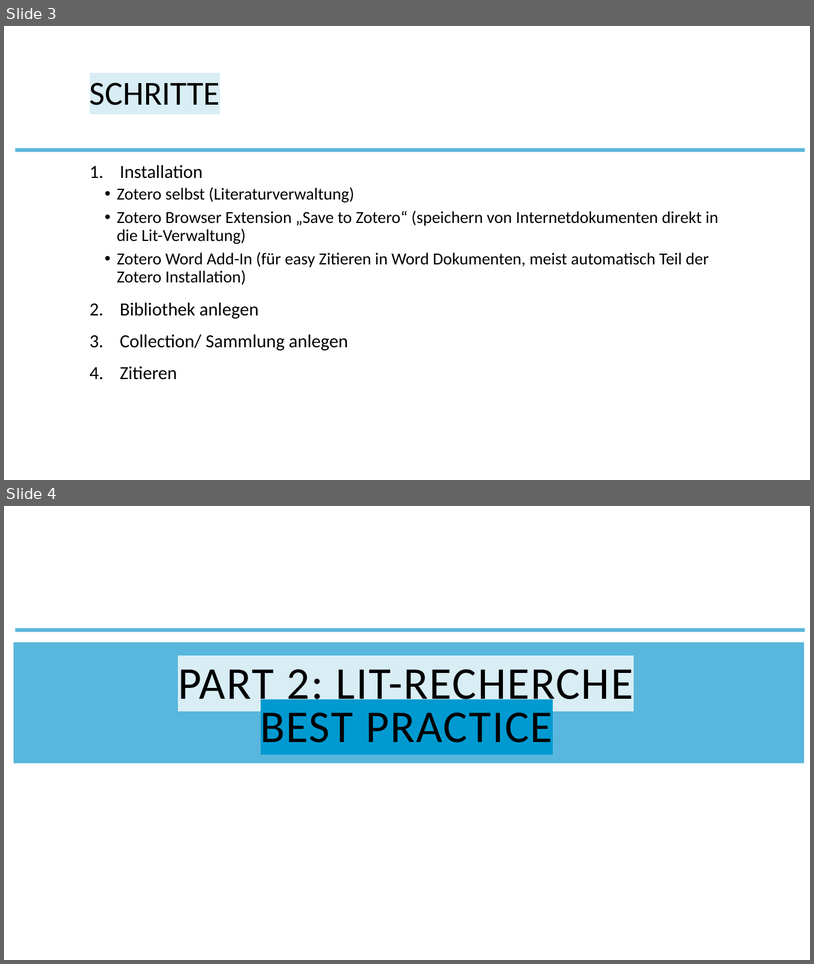
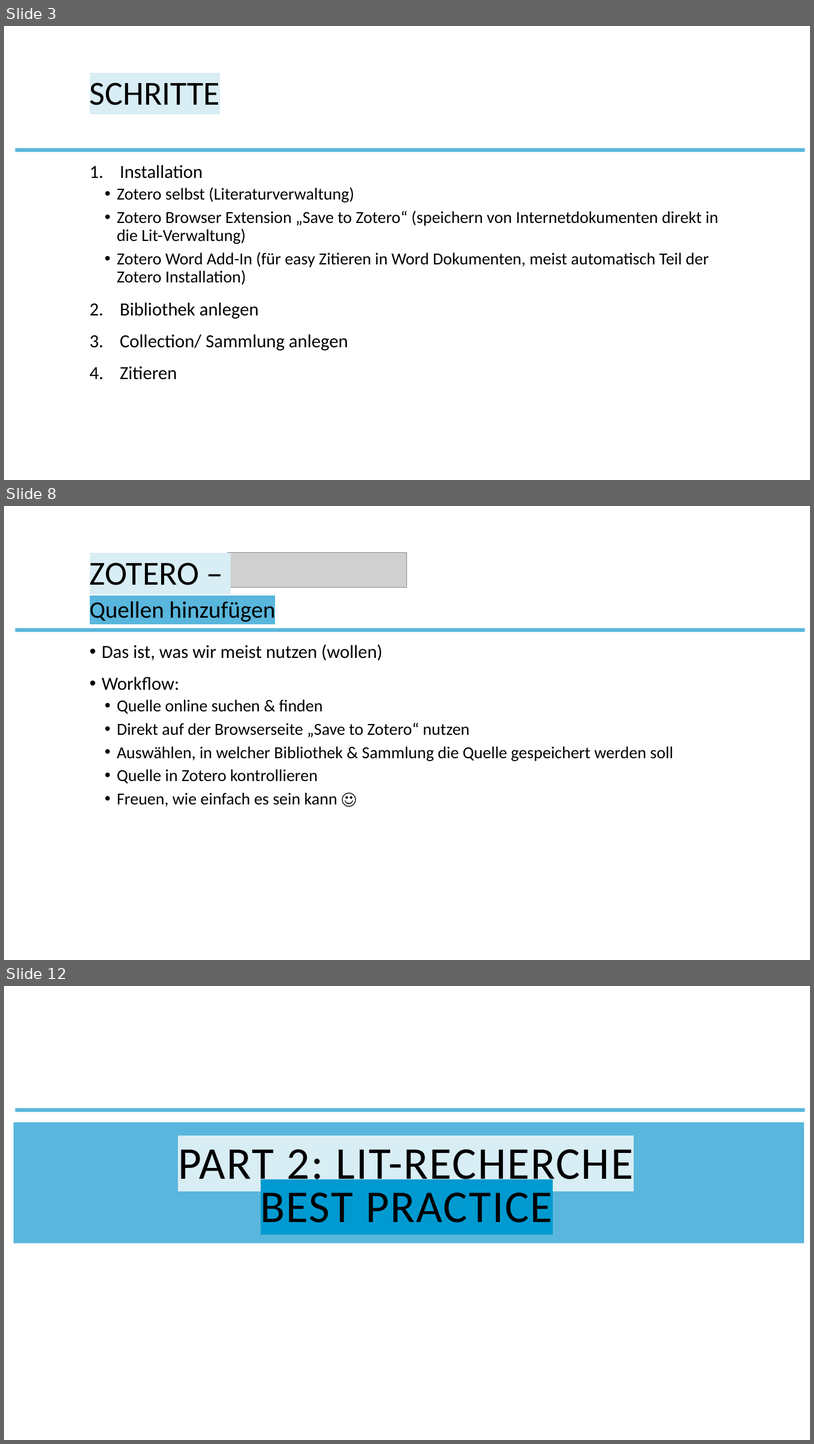
Before and after one commit to the-tave/stats-picker, a slide deck: How_to_Zotero.pptx. Shown one above the other, each under a label of ours: slides 3 and 4 before the commit, slides 3, 8 and 12 after it; the slides between them are not shown. The pictures are 814x964 and 814x1444 pixels, drawn with LibreOffice and Linux fonts; fonts in the diff are those of the drawing; grey boxes stand for pictures; background and template pictures are left out. Boxes give left, top, right and bottom in pixels: in the first picture for what was removed or moved away, otherwise in the second. Text is boxed around its words. In the diff, an @@ line names an element or a change of style, - is before the commit and + after.

```diff
--- a/How_to_Zotero.pptx
+++ b/How_to_Zotero.pptx
@@ slide 8 added at [4,506,810,960], background #FFFFFF; not listed: 1 template element that a slide beside it also shows @@
@@ picture added at [228,553,408,588] @@
@@ title added at [90,562,200,585], 40 pt, text #000000 @@
+ZOTERO –
@@ text added at [90,598,276,624], 28 pt, text #000000 @@
+Quellen hinzufügen
@@ text added at [102,644,674,807], 20 pt, text #000000 @@
+• Das ist, was wir meist nutzen (wollen)
+• Workflow:
+  • Quelle online suchen & finden
+  • Direkt auf der Browserseite „Save to Zotero“ nutzen
+  • Auswählen, in welcher Bibliothek & Sammlung die Quelle gespeichert werden soll
+  • Quelle in Zotero kontrollieren
+  • Freuen, wie einfach es sein kann ☺
@@ what was slide 4 is now slide 12 @@
```
Also in this commit, not shown: 11 other slides added, 1 slide removed, 15 other files.
